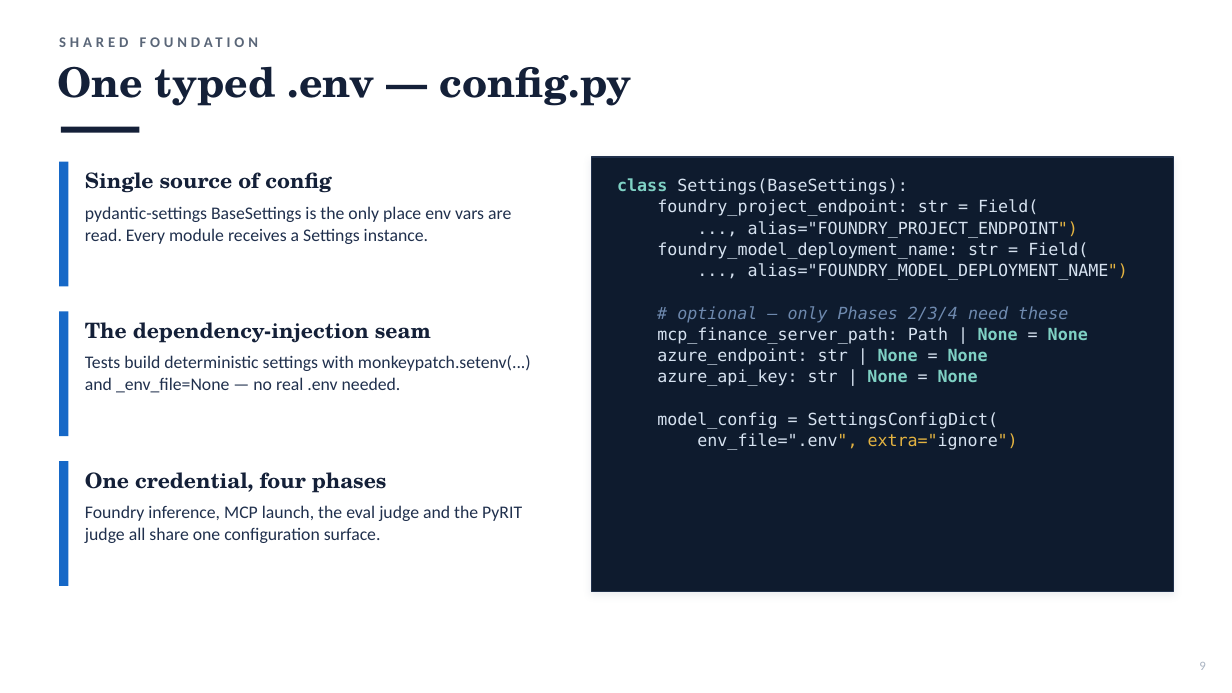
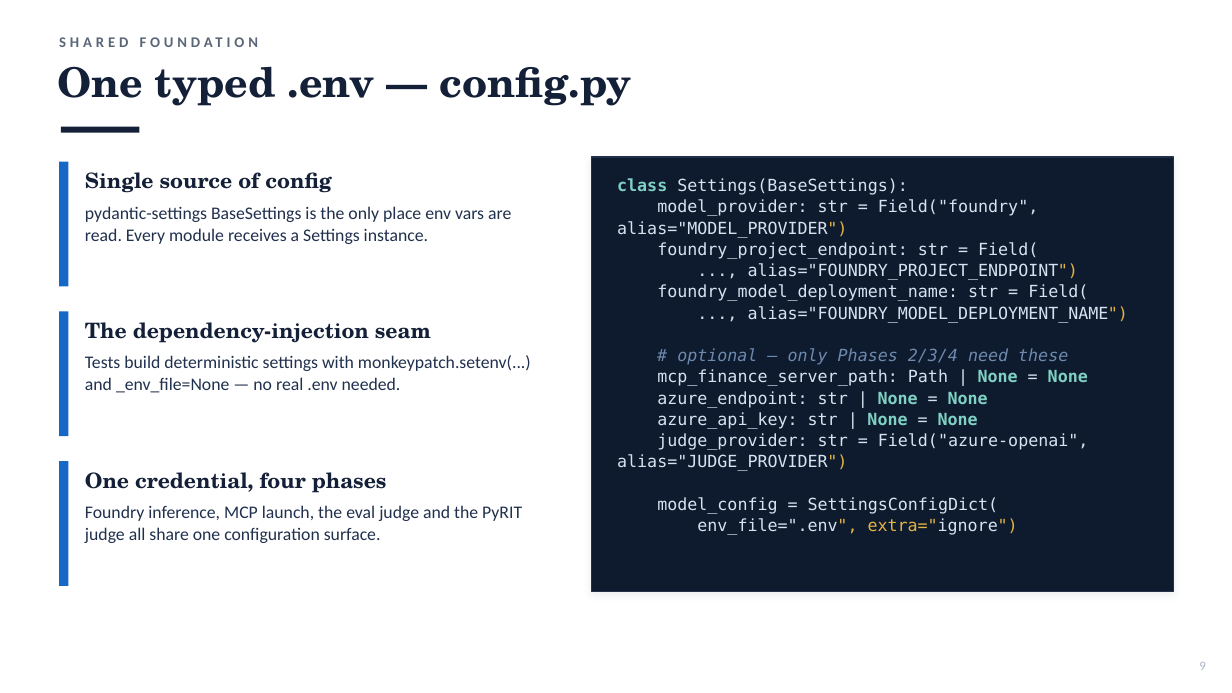
Before and after one commit to olonok69/agents_framework_sdk, a slide deck: slide 11 of microsoft_agent_framework_app/docs/Building_an_Agent_Framework_App.pptx. Drawn at 1232x693 pixels with LibreOffice and Linux fonts; fonts in the diff are those of the drawing. Boxes give left, top, right and bottom in pixels: in the first picture for what was removed or moved away, otherwise in the second. Text is boxed around its words. In the diff, an @@ line names an element or a change of style, - is before the commit and + after.

```diff
--- a/microsoft_agent_framework_app/docs/Building_an_Agent_Framework_App.pptx
+++ b/microsoft_agent_framework_app/docs/Building_an_Agent_Framework_App.pptx
@@ text at (617,199,1038,238): paragraph added @@
+model_provider: str = Field("foundry", alias="MODEL_PROVIDER")
@@ text at (617,433,1089,471): paragraph added @@
+judge_provider: str = Field("azure-openai", alias="JUDGE_PROVIDER")
```
Also in this commit, not shown: 6 other slides changed, 1 other file.
